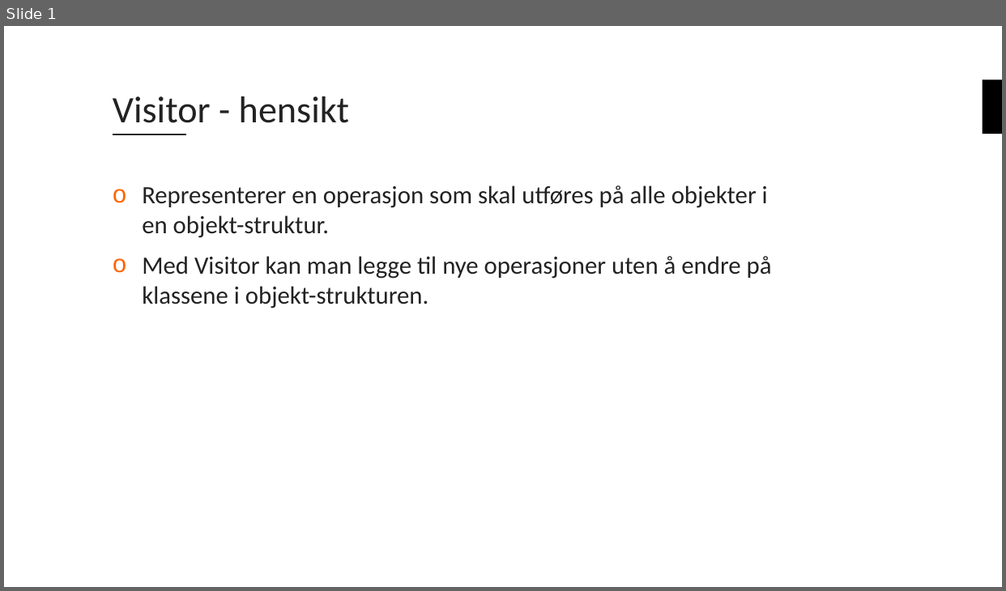
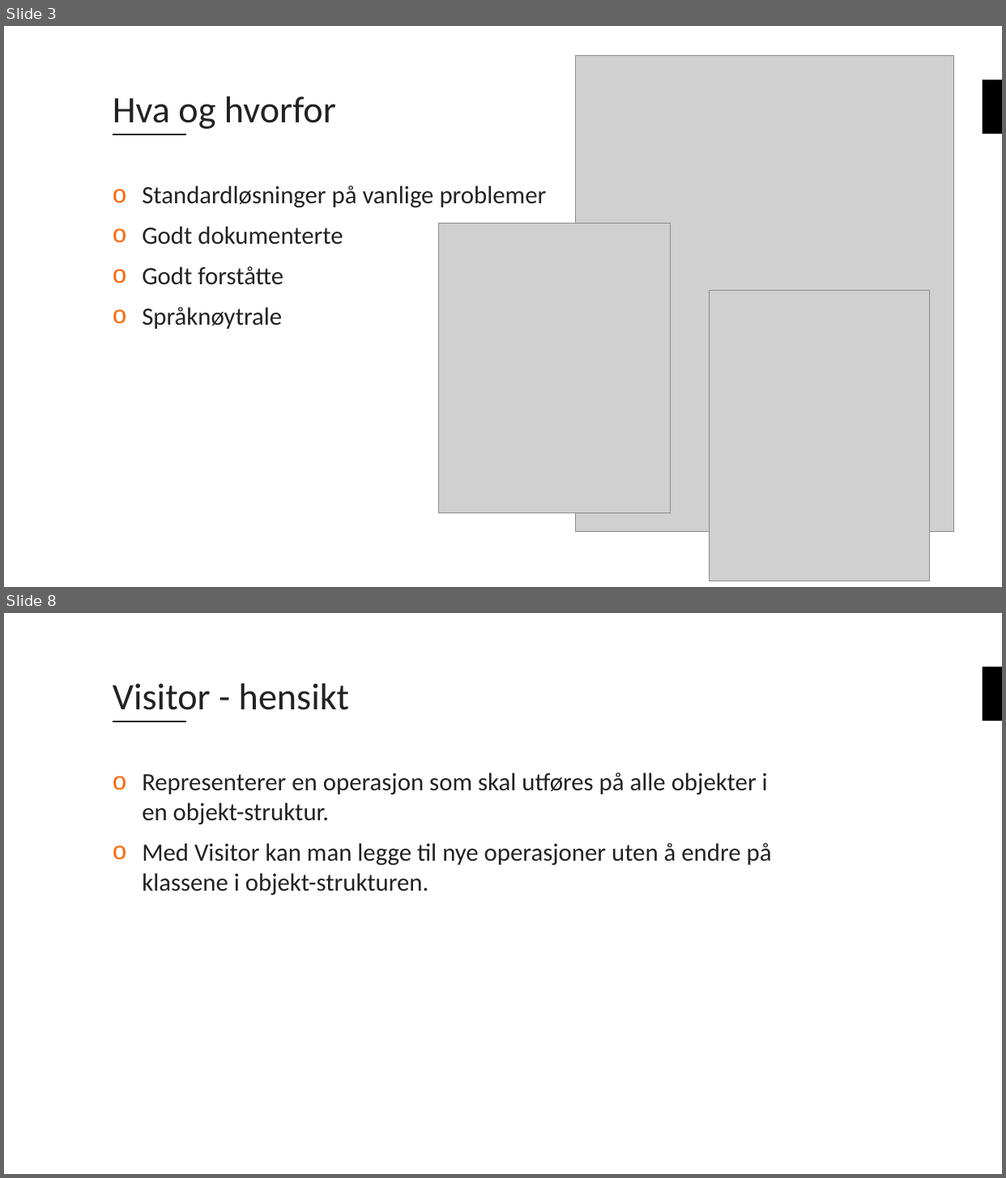
Before and after one commit to bouvet/VisitorAndStrategyPattern, a slide deck: Presentasjon.pptx. Shown one above the other, each under a label of ours: slide 1 before the commit, slides 3 and 8 after it; the slides between them are not shown. The pictures are 1006x591 and 1006x1178 pixels, drawn with LibreOffice and Linux fonts; fonts in the diff are those of the drawing; grey boxes stand for pictures; background and template pictures are left out. Boxes give left, top, right and bottom in pixels: in the first picture for what was removed or moved away, otherwise in the second. Text is boxed around its words. In the diff, an @@ line names an element or a change of style, - is before the commit and + after.

```diff
--- a/Presentasjon.pptx
+++ b/Presentasjon.pptx
@@ slide 3 added at (x1=4, y1=26, x2=1002, y2=587), background #FFFFFF; not listed: 2 template elements that a slide beside it also shows @@
@@ picture added at (x1=576, y1=56, x2=954, y2=532) @@
@@ title added at (x1=113, y1=96, x2=336, y2=129), 36 pt, text #222222 @@
+Hva og hvorfor
@@ text added at (x1=142, y1=186, x2=547, y2=329), 24 pt, text #222222 @@
+o Standardløsninger på vanlige problemer
+o Godt dokumenterte
+o Godt forståtte
+o Språknøytrale
@@ picture added at (x1=439, y1=224, x2=671, y2=514) @@
@@ picture added at (x1=710, y1=291, x2=929, y2=582) @@
@@ what was slide 1 is now slide 8 @@
```
Also in this commit, not shown: 9 other slides added.
